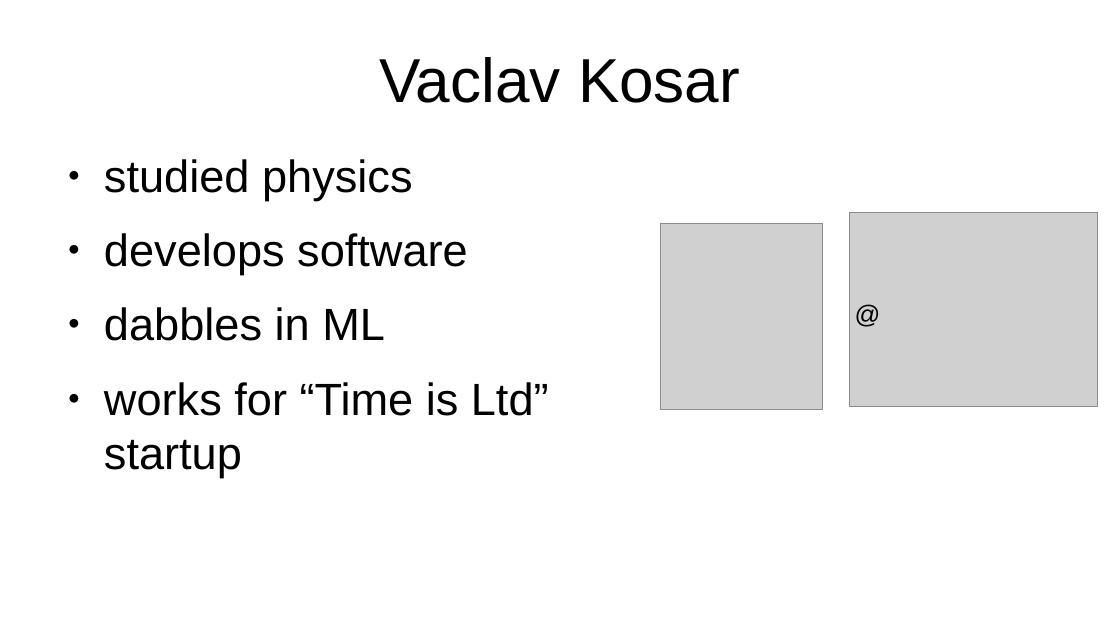
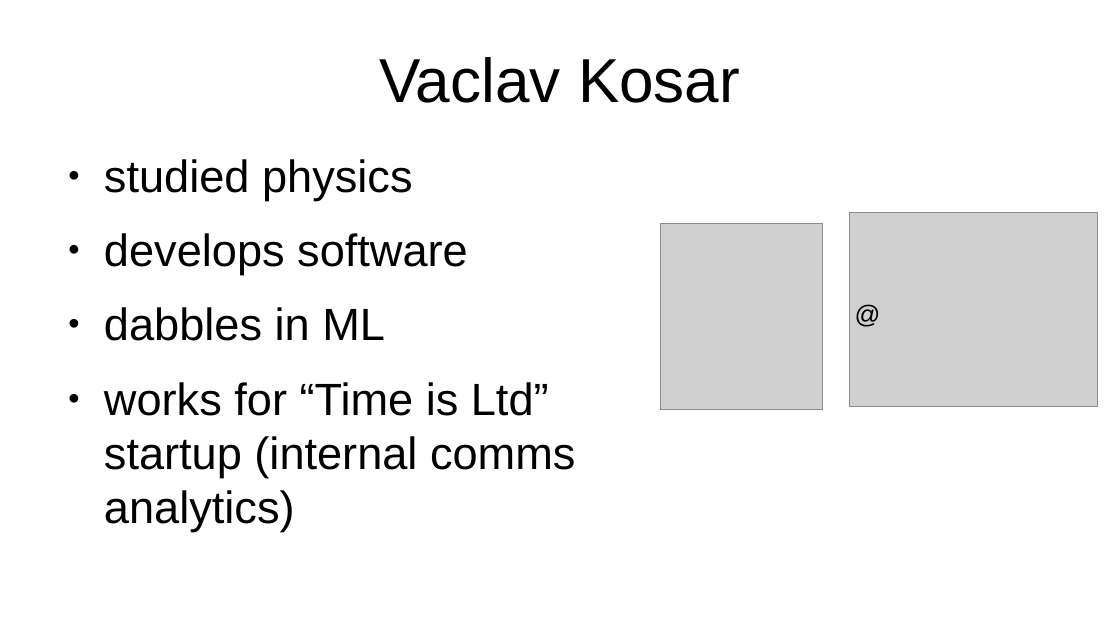
Before and after one commit to vackosar/fasttext-vector-norms-and-oov-words, a slide deck: slide 2 of presentation.odp. Drawn at 1120x630 pixels with LibreOffice and Linux fonts; fonts in the diff are those of the drawing; grey boxes stand for pictures. Boxes give left, top, right and bottom in pixels: in the first picture for what was removed or moved away, otherwise in the second. Text is boxed around its words. In the diff, an @@ line names an element or a change of style, - is before the commit and + after.

```diff
--- a/presentation.odp
+++ b/presentation.odp
@@ text at bbox=[104, 382, 575, 532]: text changed @@
-● works for “Time is Ltd” startup
+● works for “Time is Ltd” startup (internal comms analytics)
```
Also in this commit, not shown: 4 other slides changed.
